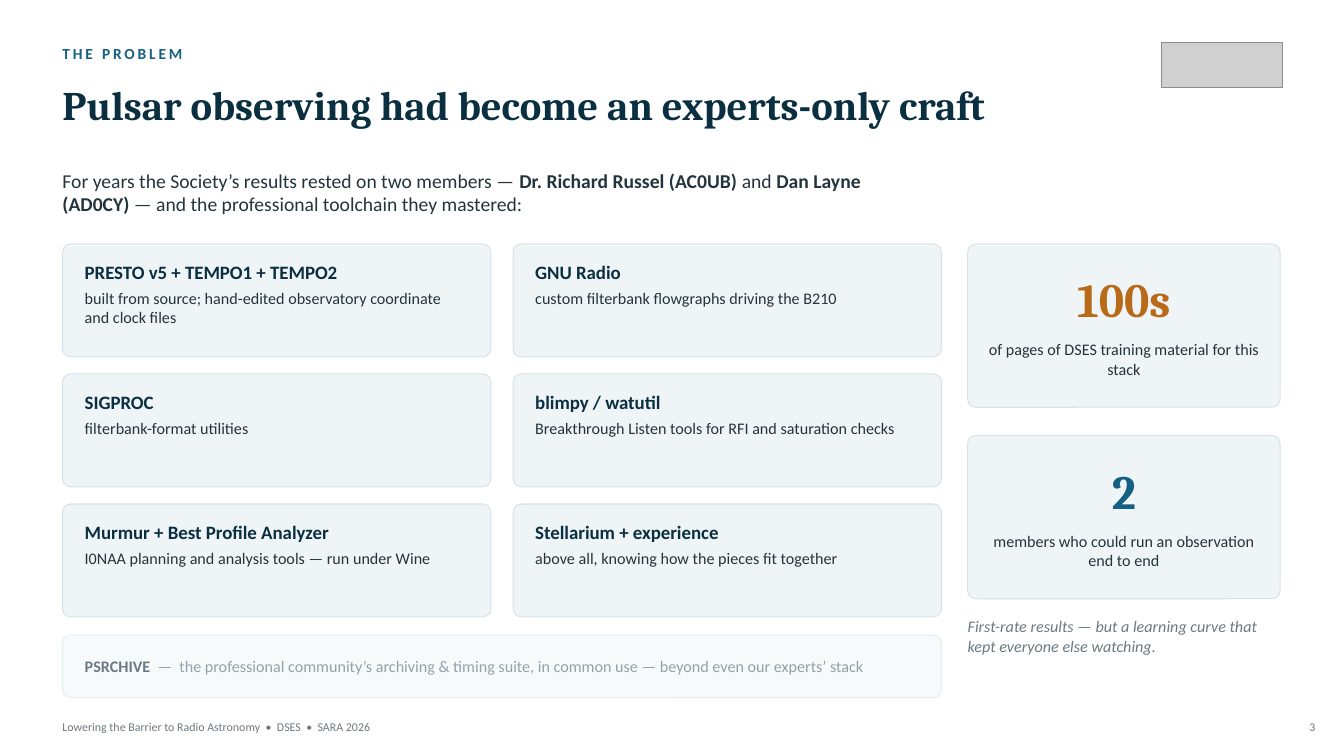
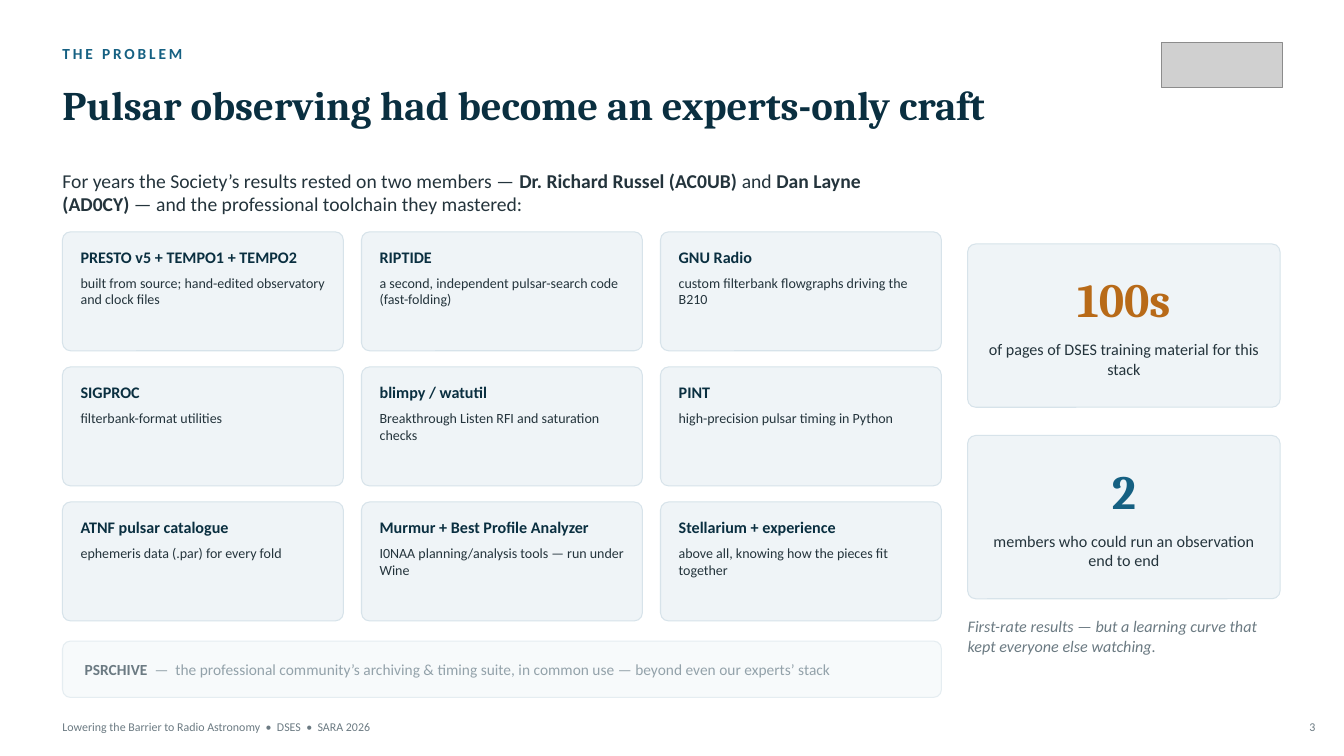
Before and after one commit to K0GD/dses-workbench, a slide deck: slide 3 of reports/sara-2026/Lowering_the_Barrier_to_Radio_Astronomy_SARA_2026.pptx. Drawn at 1344x756 pixels with LibreOffice and Linux fonts; fonts in the diff are those of the drawing; grey boxes stand for pictures. Boxes give left, top, right and bottom in pixels: in the first picture for what was removed or moved away, otherwise in the second. Text is boxed around its words. In the diff, an @@ line names an element or a change of style, - is before the commit and + after.

Commit message:
SARA deck: full expert-toolchain list from the pulsar training guide
Problem slide goes to a 3x3 chip grid, adding RIPTIDE, PINT, and the
ATNF pulsar catalogue from the system-configuration table on p.8 of
DSES_PulsarGuide_Planning_2026.pdf (dish control omitted - the new
workflow needs it too). Nine chips plus the subdued PSRCHIVE row now
make the old stack's complexity land visually.

```diff
--- a/reports/sara-2026/Lowering_the_Barrier_to_Radio_Astronomy_SARA_2026.pptx
+++ b/reports/sara-2026/Lowering_the_Barrier_to_Radio_Astronomy_SARA_2026.pptx
@@ rounded rectangle: place and size @@
-rounded rectangle at (63, 244, 491, 357)
+rounded rectangle at (63, 232, 344, 351)
@@ rounded rectangle added at (362, 232, 643, 351), fill #EFF4F7, outline #D7E3EA 0.75 pt @@
@@ proportions changed in 7 elements at (63, 641, 942, 698), (63, 502, 344, 621), (660, 502, 942, 621), (63, 367, 344, 486), (660, 367, 942, 486), (63, 232, 344, 351), (660, 232, 942, 351) @@
@@ rounded rectangle: place and size @@
-rounded rectangle at (513, 244, 942, 357)
+rounded rectangle at (660, 232, 942, 351)
@@ text "PRESTO v5 + TEMPO1 + ...": place and size @@
-text "PRESTO v5 + TEMPO1 + ..." at (85, 266, 337, 279)
+text "PRESTO v5 + TEMPO1 + ..." at (81, 252, 297, 263)
@@ text added at (380, 252, 432, 263), 11.5 pt, text #0A2F40, bold @@
+RIPTIDE
@@ text "GNU Radio": place and size @@
-text "GNU Radio" at (535, 265, 621, 279)
+text "GNU Radio" at (679, 251, 752, 263)
@@ text at (81, 278, 325, 304): text changed; size 11.5 to 10 pt @@
-built from source; hand-edited observatory coordinate and clock files
+built from source; hand-edited observatory and clock files
@@ text added at (380, 278, 618, 307), 10 pt, text #24343C @@
+a second, independent pulsar-search code (fast-folding)
@@ size 11.5 to 10 pt in 3 elements at (679, 548, 888, 578), (81, 413, 222, 423), (679, 278, 908, 304) @@
@@ text "custom filterbank flowgraphs driving the ...": place and size @@
-text "custom filterbank flowgraphs driving the ..." at (535, 293, 836, 307)
+text "custom filterbank flowgraphs driving the ..." at (679, 278, 908, 304)
@@ rounded rectangle: place and size @@
-rounded rectangle at (63, 374, 491, 487)
+rounded rectangle at (63, 367, 344, 486)
@@ text "SIGPROC": place and size @@
-text "SIGPROC" at (85, 396, 154, 409)
+text "SIGPROC" at (81, 387, 140, 398)
@@ rounded rectangle added at (362, 367, 643, 486), fill #EFF4F7, outline #D7E3EA 0.75 pt @@
@@ size 13.5 to 11.5 pt in 6 elements at (679, 521, 835, 536), (81, 387, 140, 398), (81, 252, 297, 263), (679, 251, 752, 263), (380, 521, 589, 536), (380, 386, 487, 401) @@
@@ text "blimpy / watutil": place and size @@
-text "blimpy / watutil" at (535, 395, 660, 412)
+text "blimpy / watutil" at (380, 386, 487, 401)
@@ rounded rectangle: place and size @@
-rounded rectangle at (513, 374, 942, 487)
+rounded rectangle at (660, 367, 942, 486)
@@ text added at (679, 387, 710, 398), 11.5 pt, text #0A2F40, bold @@
+PINT
@@ text "filterbank-format utilities": place and size @@
-text "filterbank-format utilities" at (85, 423, 248, 434)
+text "filterbank-format utilities" at (81, 413, 222, 423)
@@ text at (380, 413, 600, 440): text changed; size 11.5 to 10 pt @@
-Breakthrough Listen tools for RFI and saturation checks
+Breakthrough Listen RFI and saturation checks
@@ text added at (679, 413, 893, 426), 10 pt, text #24343C @@
+high-precision pulsar timing in Python
@@ rounded rectangle: place and size @@
-rounded rectangle at (63, 504, 491, 617)
+rounded rectangle at (63, 502, 344, 621)
@@ rounded rectangle added at (362, 502, 643, 621), fill #EFF4F7, outline #D7E3EA 0.75 pt @@
@@ rounded rectangle: place and size @@
-rounded rectangle at (513, 504, 942, 617)
+rounded rectangle at (660, 502, 942, 621)
@@ text added at (81, 521, 229, 536), 11.5 pt, text #0A2F40, bold @@
+ATNF pulsar catalogue
@@ text "Murmur + Best Profile Analyzer": place and size @@
-text "Murmur + Best Profile Analyzer" at (85, 525, 328, 542)
+text "Murmur + Best Profile Analyzer" at (380, 521, 589, 536)
@@ text "Stellarium + experience": place and size @@
-text "Stellarium + experience" at (535, 525, 719, 542)
+text "Stellarium + experience" at (679, 521, 835, 536)
@@ text added at (81, 548, 282, 561), 10 pt, text #24343C @@
+ephemeris data (.par) for every fold
@@ text at (380, 548, 624, 575): text changed; size 11.5 to 10 pt @@
-I0NAA planning and analysis tools — run under Wine
+I0NAA planning/analysis tools — run under Wine
@@ text "above all, knowing how the ...": place and size @@
-text "above all, knowing how the ..." at (535, 553, 838, 567)
+text "above all, knowing how the ..." at (679, 548, 888, 578)
@@ rounded rectangle: place and size @@
-rounded rectangle at (63, 635, 942, 698)
+rounded rectangle at (63, 641, 942, 698)
@@ text "PSRCHIVE — the professional community’s ..." at (85, 664, 830, 678): size 11.5 to 11 pt @@
```
Also in this commit, not shown: 1 other file.
